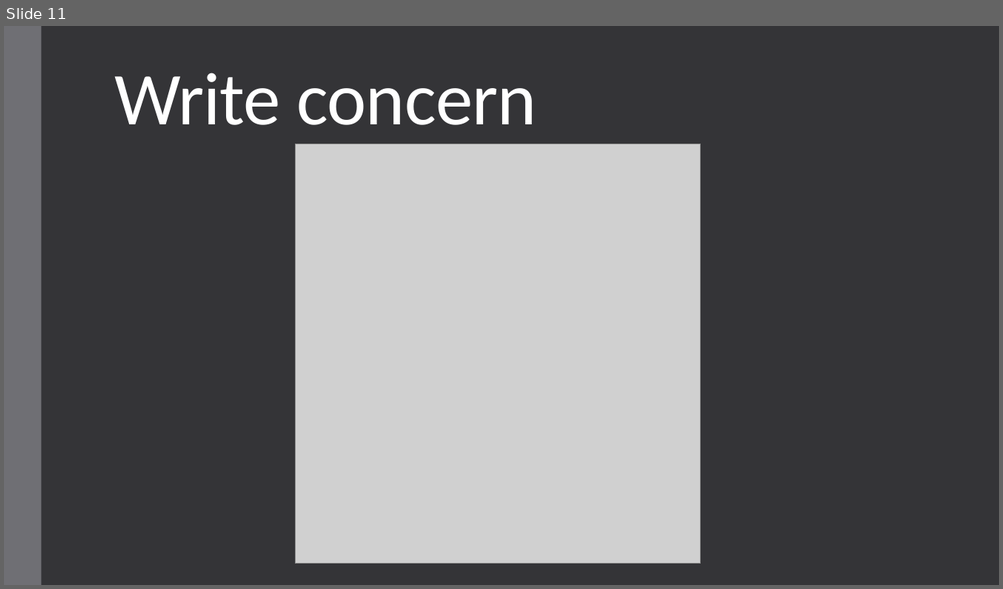
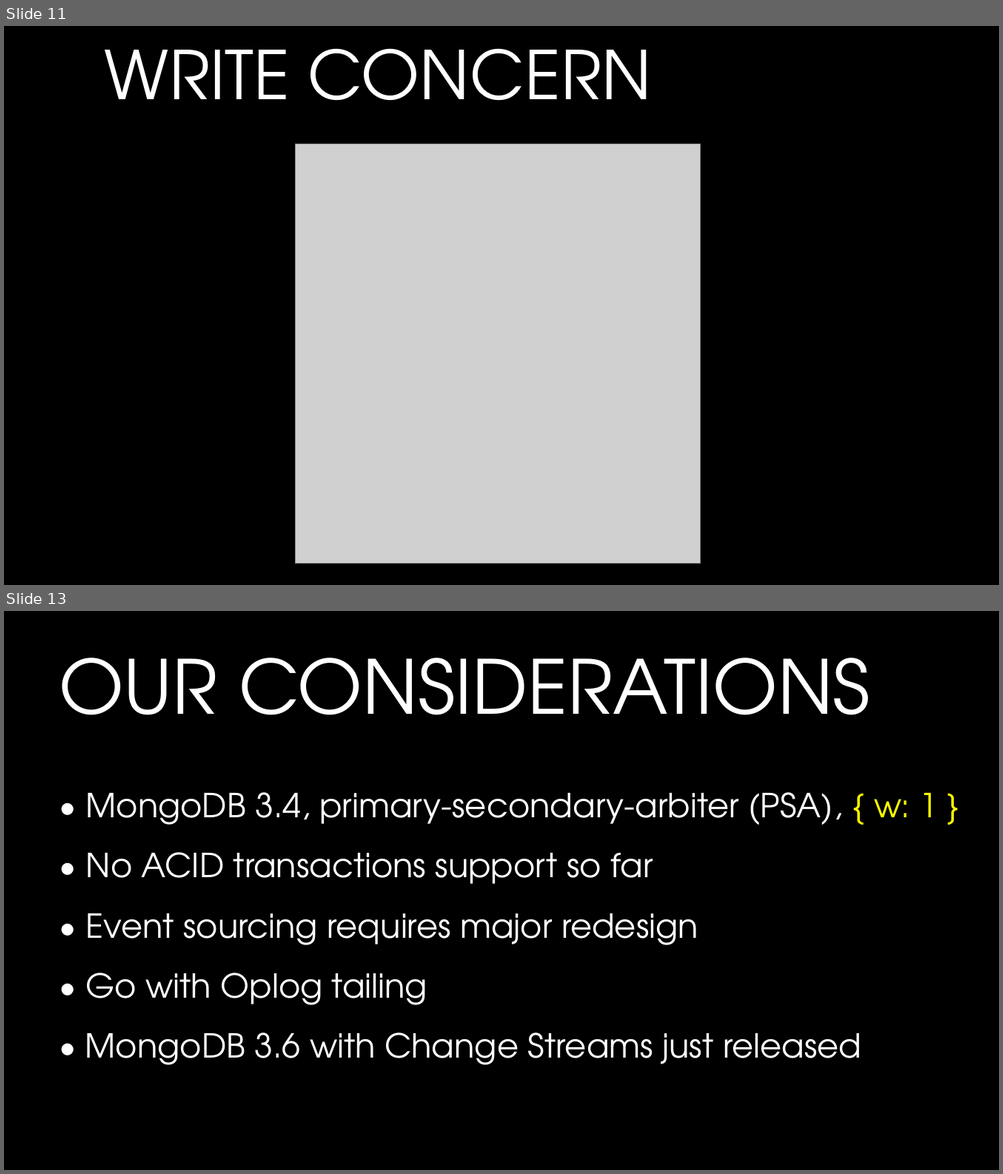
Before and after one commit to andrii-litvinov/event-driven-mongodb, a slide deck: t18-event-mongodb.pptx. Shown one above the other, each under a label of ours: slide 11 before the commit, slides 11 and 13 after it; the slides between them are not shown. The pictures are 1003x589 and 1003x1174 pixels, drawn with LibreOffice and Linux fonts; fonts in the diff are those of the drawing; grey boxes stand for pictures; background and template pictures are left out. Boxes give left, top, right and bottom in pixels: in the first picture for what was removed or moved away, otherwise in the second. Text is boxed around its words. In the diff, an @@ line names an element or a change of style, - is before the commit and + after.

Commit message:
Redesign slides

```diff
--- a/t18-event-mongodb.pptx
+++ b/t18-event-mongodb.pptx
@@ slide 13 added at <box>4,611,999,1170</box>, background picture (left out) @@
@@ title added at <box>59,658,870,715</box>, 72 pt, text #FFFFFF @@
+OUR CONSIDERATIONS
@@ text added at <box>86,792,938,825</box>, 32 pt, text #FFFFFF @@
+• MongoDB 3.4, primary-secondary-arbiter (PSA), { w: 1 }
@@ text added at <box>86,852,652,884</box>, 32 pt, text #FFFFFF @@
+• No ACID transactions support so far
@@ text added at <box>86,914,698,945</box>, 32 pt, text #FFFFFF @@
+• Event sourcing requires major redesign
@@ text added at <box>86,973,427,1005</box>, 32 pt, text #FFFFFF @@
+• Go with Oplog tailing
@@ text added at <box>85,1033,861,1065</box>, 32 pt, text #FFFFFF @@
+• MongoDB 3.6 with Change Streams just released
@@ slide 11 changed as well @@
@@ background #353537 to picture (left out) @@
@@ rectangle removed at <box>4,26,41,585</box> @@
@@ title "WRITE CONCERN" at <box>105,48,651,101</box>: vertical alignment bottom to middle @@
@@ title at <box>105,48,651,101</box>: text changed; size 72 to 64.8 pt; font Calibri to TeX Gyre Adventor @@
-Write concern
+WRITE CONCERN
```
Also in this commit, not shown: 14 other slides changed, 7 other slides added, 6 slides removed, 4 other files.
